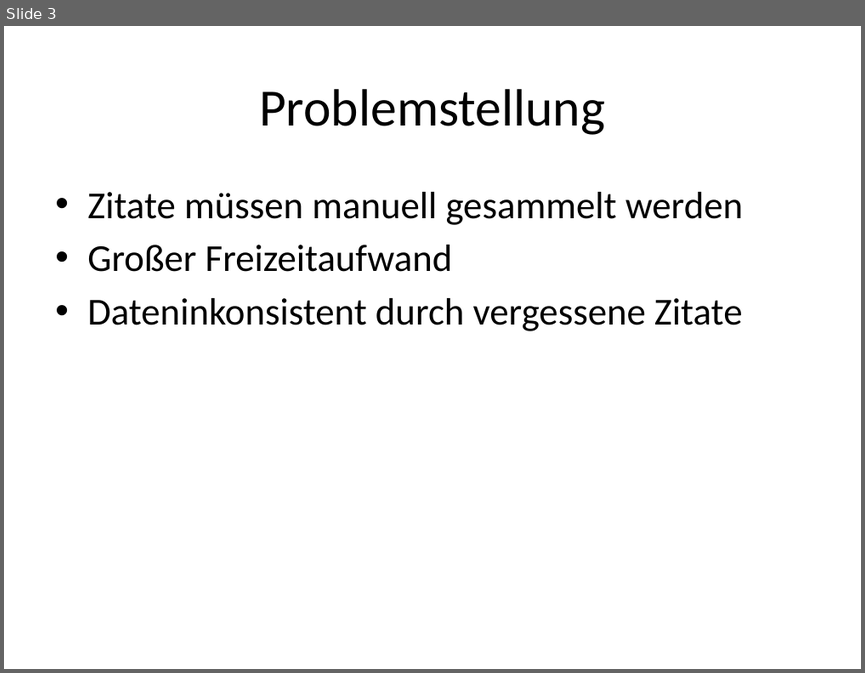
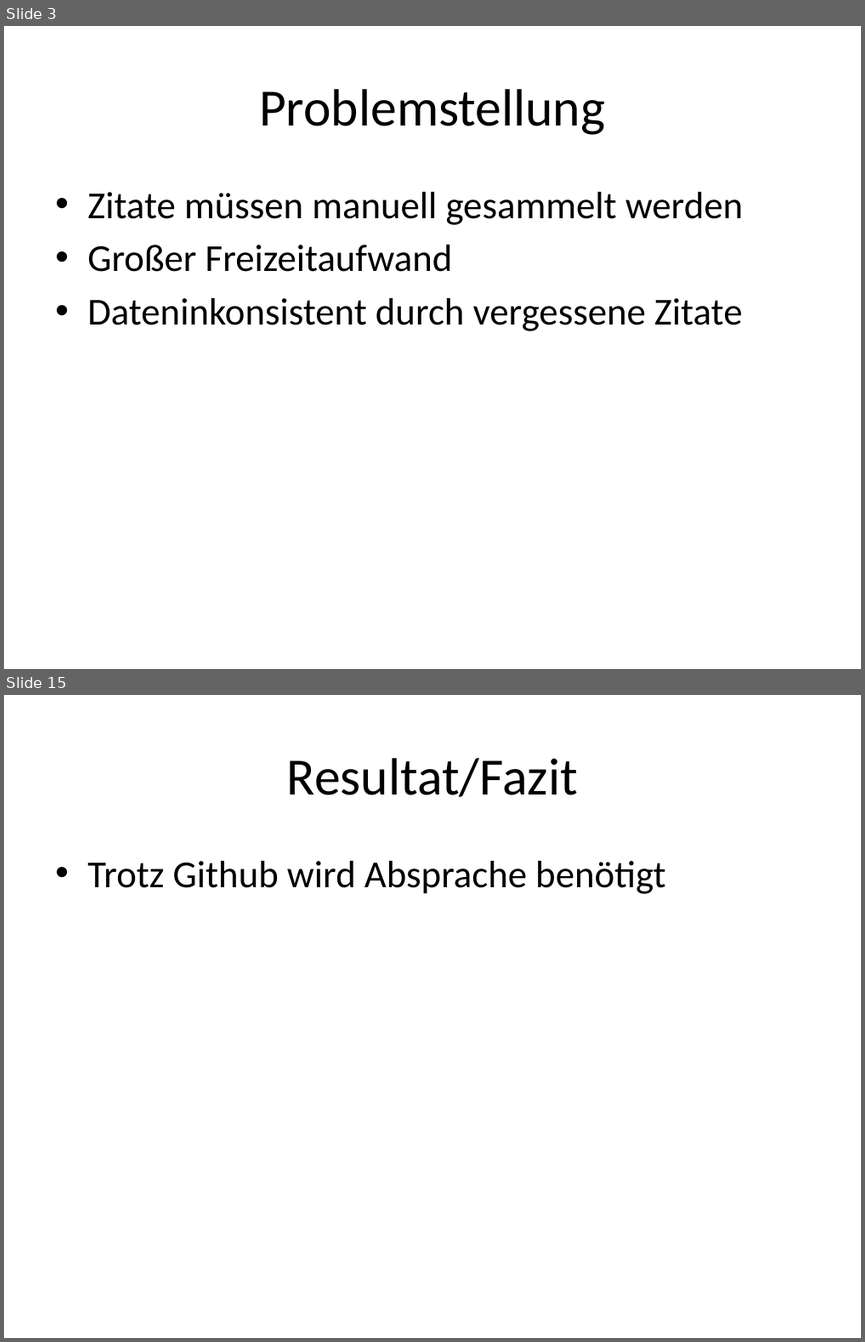
Before and after one commit to SanctumDesert/ZitateSammler, a slide deck: Zitatesammlung.pptx. Shown one above the other, each under a label of ours: slide 3 before the commit, slides 3 and 15 after it; the slides between them are not shown. The pictures are 865x673 and 865x1342 pixels, drawn with LibreOffice and Linux fonts; fonts in the diff are those of the drawing. Boxes give left, top, right and bottom in pixels: in the first picture for what was removed or moved away, otherwise in the second. Text is boxed around its words. In the diff, an @@ line names an element or a change of style, - is before the commit and + after.

```diff
--- a/Zitatesammlung.pptx
+++ b/Zitatesammlung.pptx
@@ slide 15 added at (4, 695, 861, 1338), background #FFFFFF @@
@@ title added at (287, 758, 578, 797), 44 pt, text #000000 @@
+Resultat/Fazit
@@ text added at (87, 861, 665, 894), 32 pt, text #000000 @@
+• Trotz Github wird Absprache benötigt
```
Also in this commit, not shown: 1 slide changed, 12 other slides added.
